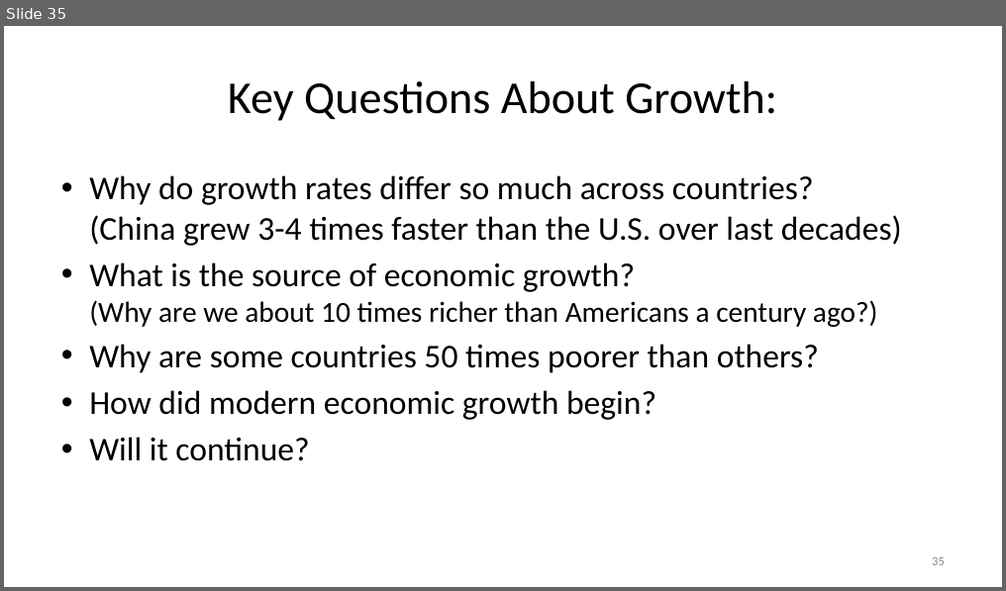
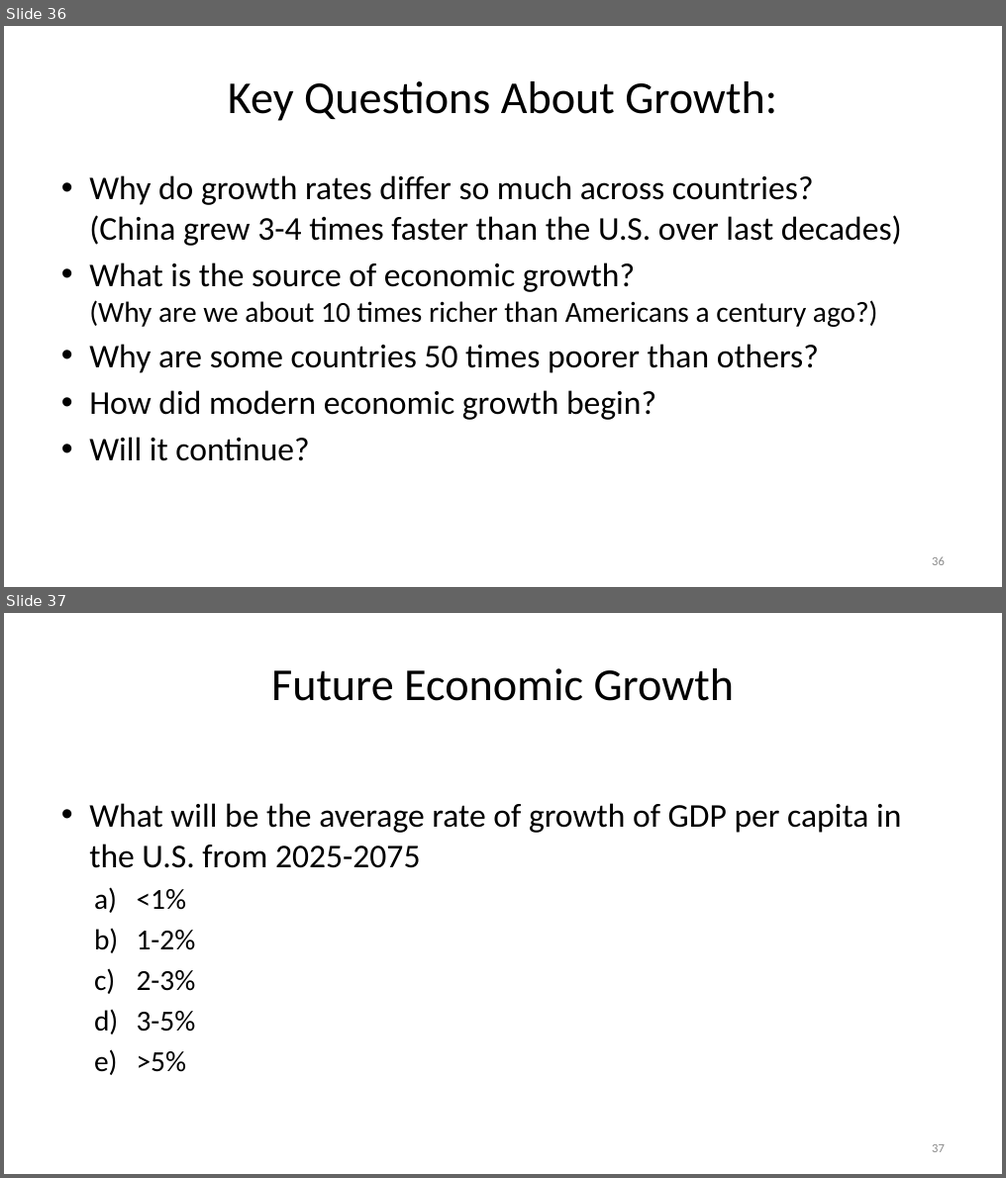
Before and after one commit to jonsteinsson/jonsteinsson.github.io, a slide deck: static/teaching/Lecture01Intro.pptx. Shown one above the other, each under a label of ours: slide 35 before the commit, slides 36 and 37 after it. The pictures are 1006x591 and 1006x1178 pixels, drawn with LibreOffice and Linux fonts; fonts in the diff are those of the drawing. Boxes give left, top, right and bottom in pixels: in the first picture for what was removed or moved away, otherwise in the second. Text is boxed around its words. In the diff, an @@ line names an element or a change of style, - is before the commit and + after.

```diff
--- a/static/teaching/Lecture01Intro.pptx
+++ b/static/teaching/Lecture01Intro.pptx
@@ slide 37 added at box(4, 613, 1002, 1174), background #FFFFFF @@
@@ title added at box(271, 668, 734, 701), 44 pt, text #000000 @@
+Future Economic Growth
@@ text added at box(89, 803, 901, 1072), 32 pt, text #000000 @@
+• What will be the average rate of growth of GDP per capita in the U.S. from 2025-2075
+  a) <1%
+  b) 1-2%
+  c) 2-3%
+  d) 3-5%
+  e) >5%
@@ page number added at box(932, 1145, 944, 1153), 12 pt, text #8C8C8C @@
+37
@@ what was slide 35 is now slide 36 @@
```
Also in this commit, not shown: 11 slides changed, 1 other slide added, 1 other file.
